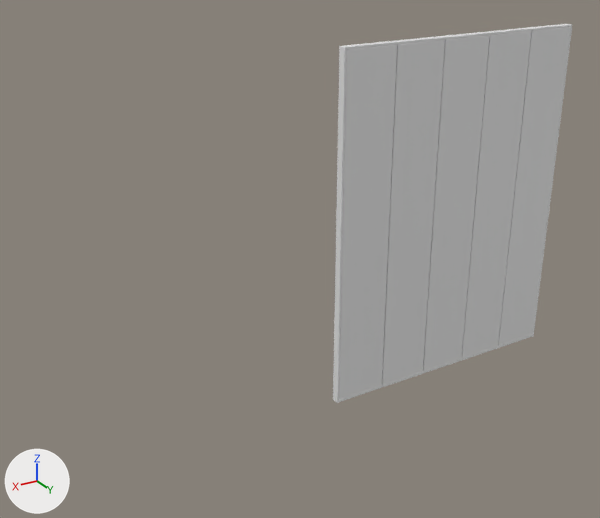
Two versions of the glTF model public/models/hero/genkan-door.glb, one commit apart.
Both versions are drawn from a 50 mm camera at (2.24, 3.33, 2.58) aimed at (0.19, -0.08, 0.88). Every picture has the same lights, and +X, +Y and +Z are marked at lower left. The first picture is the older version. Where no turn or scale is listed for an object, it has been applied to the vertices. Vertices at exactly the same position are counted once.

The first picture shows 'board-0', 'board-1', 'board-2', 'board-3', 'board-4', 'frame-east', 'frame-head', 'frame-sill', 'frame-west'.
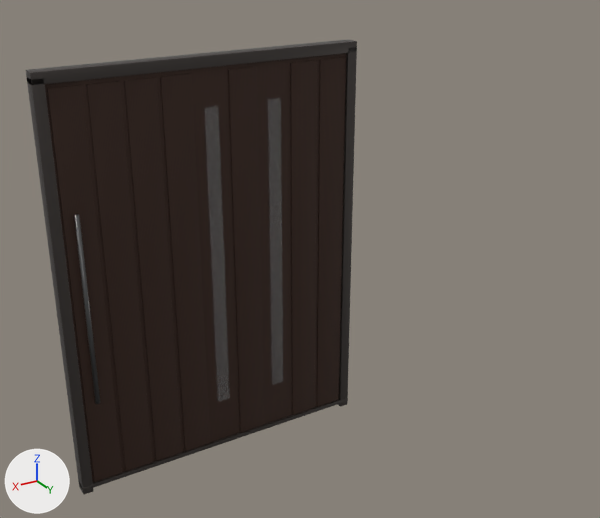
What changed in the scene script:
```text
Add mat_giestawoodext:
    mat_giestawoodext = bpy.data.materials.new('GiestaWoodExt')
    # uses the picture img_giesta_wood_ext
Change me_cube_006:
    remove me_cube_006.from_pydata(...)  # 96 vertices, 188 faces; spans x -0.01..0.01, y -0.02..0.02, z -0.98..0.98
    add me_cube_006.from_pydata(...)  # 96 vertices, 188 faces; spans x -0.03..0.03, y -0.04..0.04, z -0.99..0.99
    me_cube_006 part 1: the whole mesh is scaled about its middle by (4.84, 1.57, 1.01)
    add me_cube_006.materials.append(mat_giestaframe)  # dark grey #4b4542
Change me_cube_007:
    remove me_cube_007.from_pydata(...)  # 96 vertices, 188 faces; spans x -0.76..0.76, y -0.02..0.02, z -0.01..0.01
    add me_cube_007.from_pydata(...)  # 96 vertices, 188 faces; spans x -0.76..0.76, y -0.04..0.04, z -0.03..0.03
    me_cube_007 part 2: the whole mesh is scaled about its middle by (1, 1.57, 4.84)
    add me_cube_007.materials.append(mat_giestaframe)  # dark grey #4b4542
Change me_cube_008:
    remove me_cube_008.from_pydata(...)  # 96 vertices, 188 faces; spans x -0.75..0.75, y -0.03..0.03, z -0.01..0.01
    add me_cube_008.from_pydata(...)  # 96 vertices, 188 faces; spans x -0.76..0.76, y -0.04..0.04, z -0.01..0.01
    edits to the shape of me_cube_008 do not show in these pictures
    add me_cube_008.materials.append(mat_giestaframe)  # dark grey #4b4542
Change me_cube_005:
    remove me_cube_005.from_pydata(...)  # 96 vertices, 188 faces; spans x -0.01..0.01, y -0.02..0.02, z -0.98..0.98
    add me_cube_005.from_pydata(...)  # 96 vertices, 188 faces; spans x -0.03..0.03, y -0.04..0.04, z -0.99..0.99
    edits to the shape of me_cube_005 do not show in these pictures
    add me_cube_005.materials.append(mat_giestaframe)  # dark grey #4b4542
Remove ob_board_0:
    ob_board_0 = bpy.data.objects.new('board-0', me_cube)
Remove ob_board_1:
    ob_board_1 = bpy.data.objects.new('board-1', me_cube_001)
Remove ob_board_2:
    ob_board_2 = bpy.data.objects.new('board-2', me_cube_002)
Remove ob_board_3:
    ob_board_3 = bpy.data.objects.new('board-3', me_cube_003)
Remove ob_board_4:
    ob_board_4 = bpy.data.objects.new('board-4', me_cube_004)
Change ob_frame_east:
    ob_frame_east.location: (0.006, 0.0, 0.972) -> (1.445, 0.0, 0.965)
Change ob_frame_head:
    ob_frame_head.location: (-0.748, 0.0, 1.95) -> (0.71, 0.0, 1.955)
Change ob_frame_sill:
    ob_frame_sill.location: (-0.748, 0.0, 0.008) -> (0.71, 0.0, 0.008)
Add ob_hero_genkanslat_8:
    ob_hero_genkanslat_8 = bpy.data.objects.new('Hero_GenkanSlat_8', me_cube_010)  # 96 vertices, 188 faces; spans x -0.07..0.07, y 0.0, z -0.94..0.94
    ob_hero_genkanslat_8.location = (1.341, 0.023, 0.965)
Add ob_hero_genkanslat_7:
    ob_hero_genkanslat_7 = bpy.data.objects.new('Hero_GenkanSlat_7', me_cube_010.copy())
    ob_hero_genkanslat_7.location = (1.183, 0.023, 0.965)
Add ob_hero_genkanslat_6:
    ob_hero_genkanslat_6 = bpy.data.objects.new('Hero_GenkanSlat_6', me_cube_010.copy())
    ob_hero_genkanslat_6.location = (1.026, 0.023, 0.965)
Add ob_hero_genkanslat_5:
    ob_hero_genkanslat_5 = bpy.data.objects.new('Hero_GenkanSlat_5', me_cube_010.copy())
    ob_hero_genkanslat_5.location = (0.868, 0.023, 0.965)
Add ob_hero_genkanslat_3:
    ob_hero_genkanslat_3 = bpy.data.objects.new('Hero_GenkanSlat_3', me_cube_010.copy())
    ob_hero_genkanslat_3.location = (0.552, 0.023, 0.965)
Add ob_hero_genkanslat_1:
    ob_hero_genkanslat_1 = bpy.data.objects.new('Hero_GenkanSlat_1', me_cube_010.copy())
    ob_hero_genkanslat_1.location = (0.237, 0.023, 0.965)
Add ob_hero_genkanslat_0:
    ob_hero_genkanslat_0 = bpy.data.objects.new('Hero_GenkanSlat_0', me_cube_010.copy())
    ob_hero_genkanslat_0.location = (0.079, 0.023, 0.965)
Add ob_hero_genkanhandle_out:
    ob_hero_genkanhandle_out = bpy.data.objects.new('Hero_GenkanHandle_out', me_cylinder)  # 48 vertices, 92 faces; spans x -0.011..0.011, y -0.011..0.011, z -0.46..0.46; in mat_giestahandle (dark grey #616161)
    ob_hero_genkanhandle_out.location = (1.355, 0.044, 0.92)
Add ob_hero_genkanglass_ext_4:
    ob_hero_genkanglass_ext_4 = bpy.data.objects.new('Hero_GenkanGlass_ext_4', me_cube_006_1)  # 96 vertices, 188 faces; spans x -0.03..0.03, y 0.0, z -0.75..0.75; in mat_giestaglass (white #eff1f3)
    ob_hero_genkanglass_ext_4.location = (0.71, 0.022, 1.004)
Add ob_hero_genkanglass_ext_2:
    ob_hero_genkanglass_ext_2 = bpy.data.objects.new('Hero_GenkanGlass_ext_2', me_cube_006_1.copy())
    ob_hero_genkanglass_ext_2.location = (0.394, 0.022, 1.004)
Add ob_hero_genkandoor_core:
    ob_hero_genkandoor_core = bpy.data.objects.new('Hero_GenkanDoor_core', me_cube_1)  # 96 vertices, 188 faces; spans x -0.71..0.71, y -0.02..0.02, z -0.96..0.96
    ob_hero_genkandoor_core.location = (0.71, 0.0, 0.965)
```

Changed parts and their boxes [x1, y1, x2, y2] in the pictures (600 x 518 px):
'Hero_GenkanDoor_core', added
    after: [45, 53, 346, 482]
'board-4', deleted
    before: [339, 45, 397, 400]
'board-3', deleted
    before: [382, 40, 445, 385]
'board-2', deleted
    before: [423, 35, 490, 371]
'board-1', deleted
    before: [461, 31, 531, 358]
'Hero_GenkanSlat_7', added
    after: [86, 81, 152, 471]
'Hero_GenkanSlat_8', added
    after: [47, 85, 122, 482]
'Hero_GenkanSlat_6', added
    after: [124, 77, 182, 461]
'board-0', deleted
    before: [498, 27, 571, 346]
'Hero_GenkanSlat_5', added
    after: [160, 73, 210, 451]
'Hero_GenkanSlat_3', added
    after: [228, 67, 264, 432]
'frame-east', recoloured, moved, rescaled
    before: [333, 48, 347, 403]
    after: [27, 77, 94, 495]
'Hero_GenkanSlat_1', added
    after: [290, 60, 317, 415]
'Hero_GenkanSlat_0', added
    after: [317, 57, 345, 407]
'frame-head', recoloured, moved, rescaled (42% wider, 81% taller)
    before: [339, 24, 572, 49]
    after: [26, 39, 357, 85]
'Hero_GenkanGlass_ext_4', added
    after: [204, 106, 230, 402]
'frame-west', recoloured
    both: [338, 27, 572, 407]
'Hero_GenkanGlass_ext_2', added
    after: [267, 98, 283, 385]
'frame-sill', moved, recoloured
    before: [338, 334, 533, 402]
    after: [78, 398, 348, 491]
'Hero_GenkanHandle_out', added
    after: [74, 214, 100, 404]
